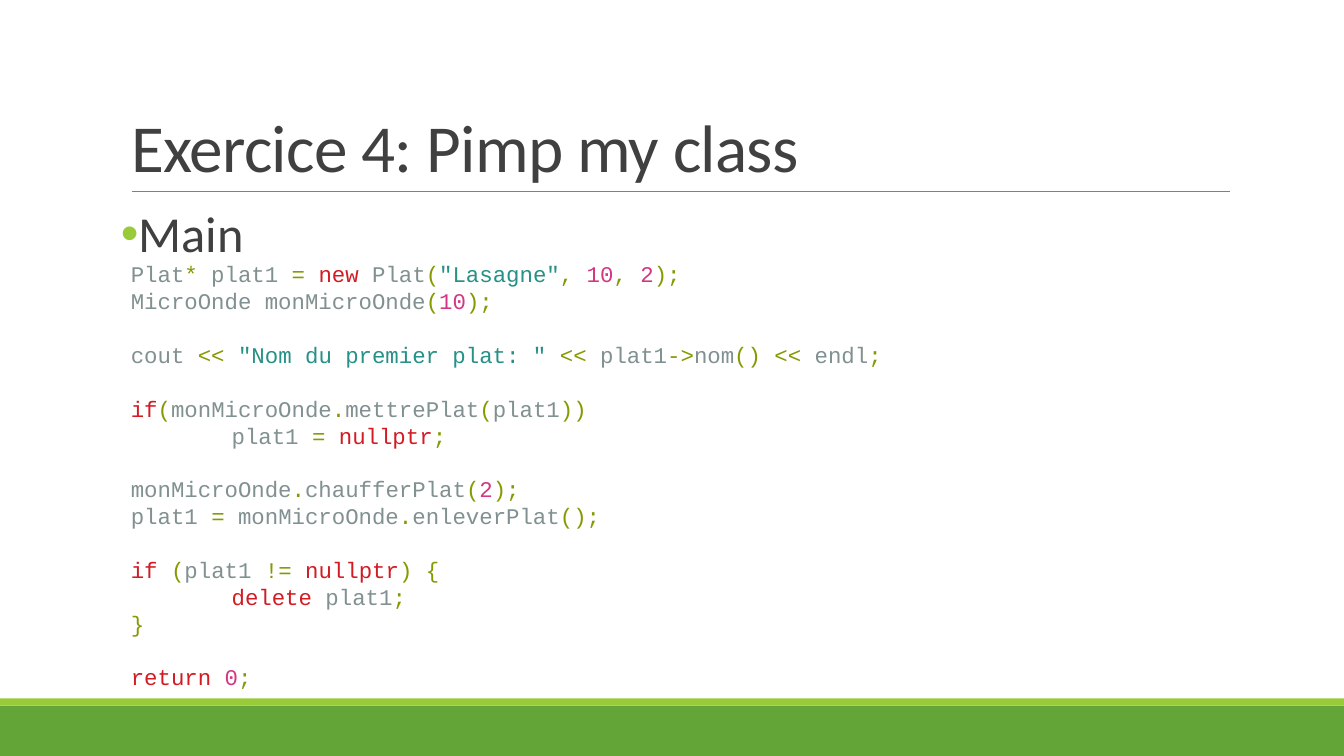
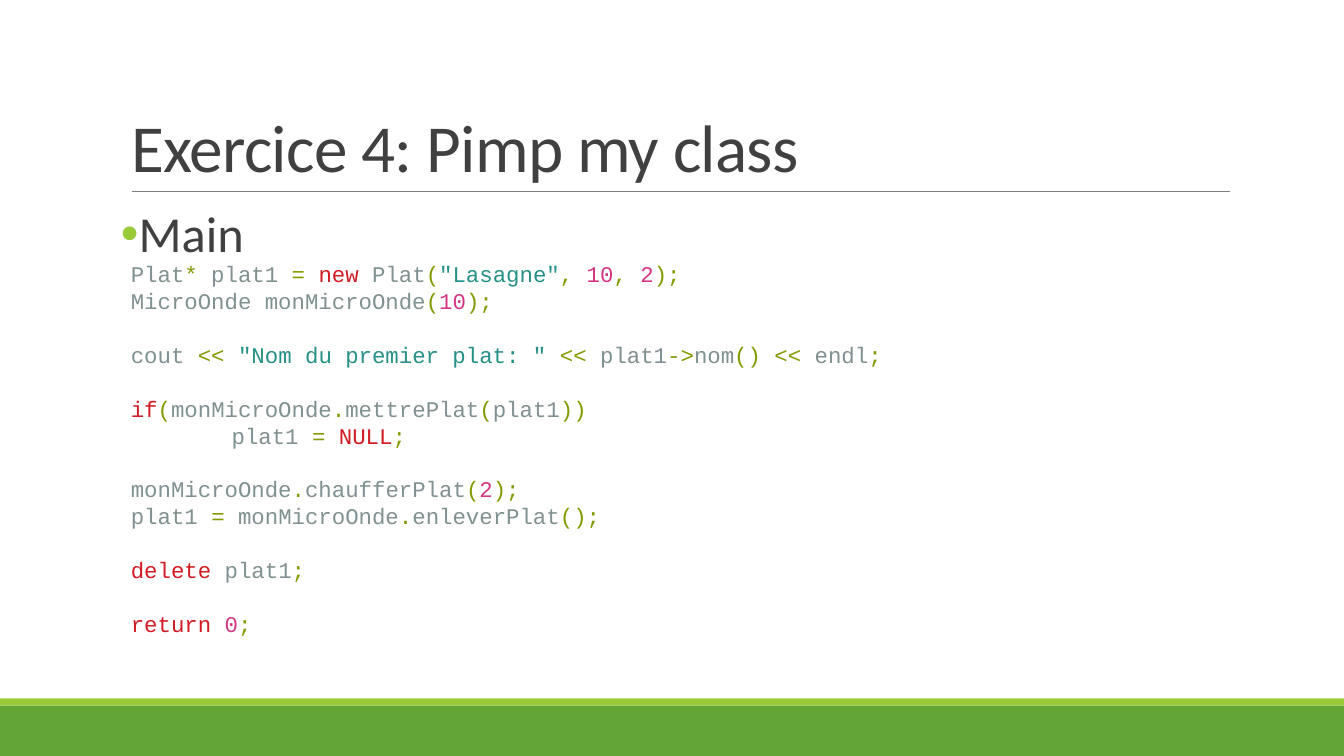
Before and after one commit to JDIS/AtelierCpp, a slide deck: slide 36 of Presentation.pptx. Drawn at 1344x756 pixels with LibreOffice and Linux fonts; fonts in the diff are those of the drawing. Boxes give left, top, right and bottom in pixels: in the first picture for what was removed or moved away, otherwise in the second. Text is boxed around its words. In the diff, an @@ line names an element or a change of style, - is before the commit and + after.

Commit message:
Correct null ptr

```diff
--- a/Presentation.pptx
+++ b/Presentation.pptx
@@ text at (x1=131, y1=266, x2=882, y2=636): paragraph removed @@
-}
@@ text at (x1=232, y1=428, x2=406, y2=449): text changed; text colour #D11C24 to #819090 @@
-plat1 = nullptr;
+plat1 = NULL;
@@ text at (x1=131, y1=562, x2=412, y2=583): paragraph removed @@
-if (plat1 != nullptr) {
```
Also in this commit, not shown: 4 other slides changed.
